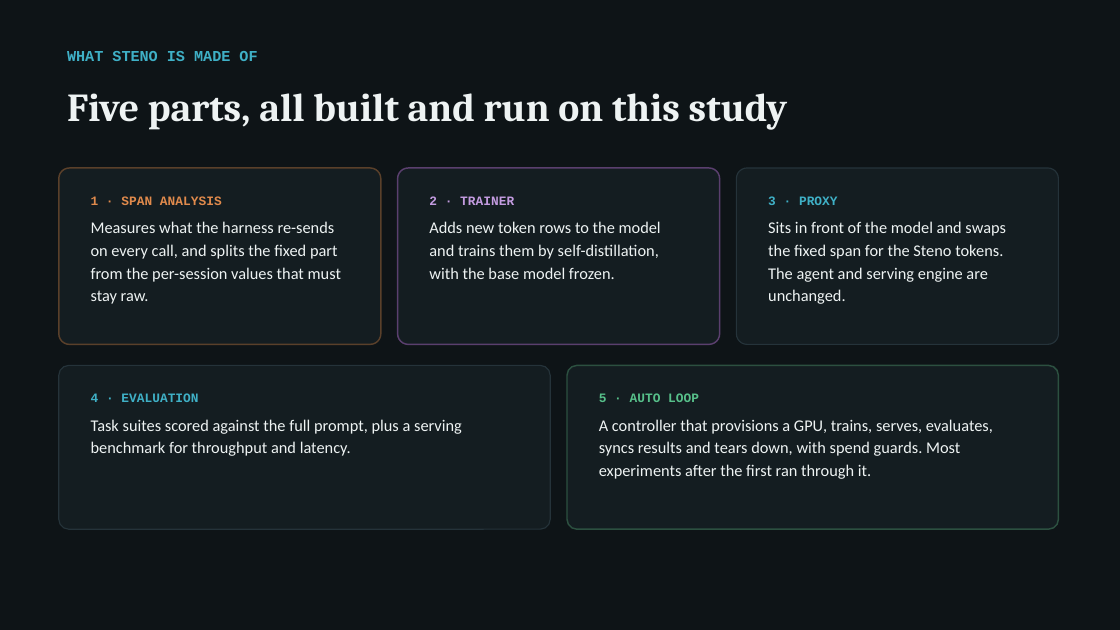
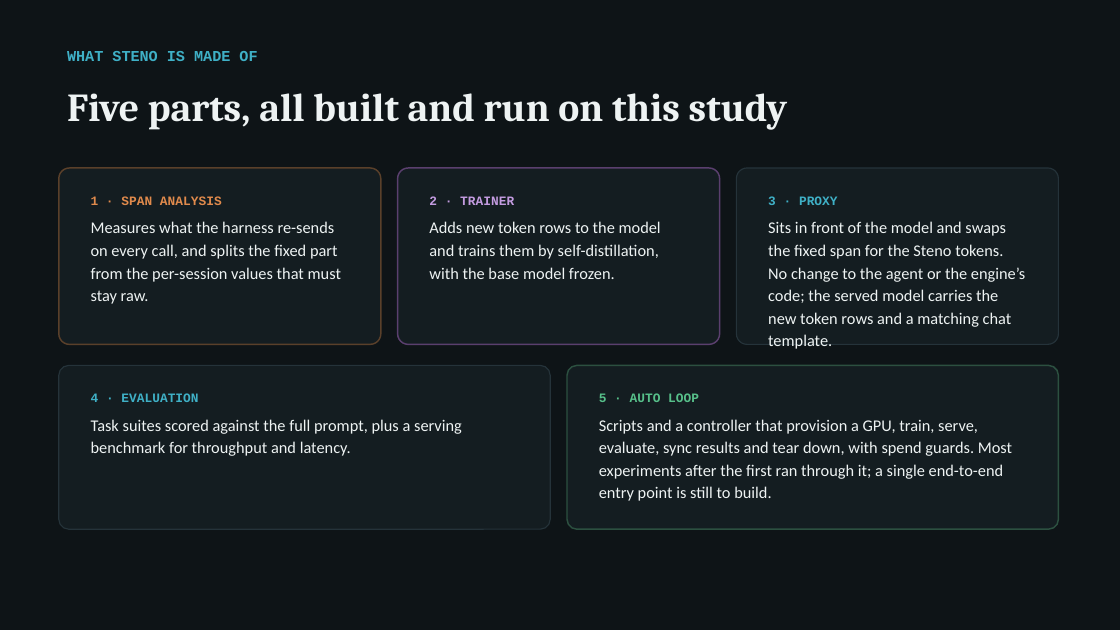
Before and after one commit to arunmenon/gisting-coding-agent, a slide deck: slide 4 of Gisting-CTO-deck.pptx. Drawn at 1120x630 pixels with LibreOffice and Linux fonts; fonts in the diff are those of the drawing. Boxes give left, top, right and bottom in pixels: in the first picture for what was removed or moved away, otherwise in the second. Text is boxed around its words. In the diff, an @@ line names an element or a change of style, - is before the commit and + after.

```diff
--- a/Gisting-CTO-deck.pptx
+++ b/Gisting-CTO-deck.pptx
@@ text at (x1=768, y1=221, x2=1025, y2=327): text changed @@
-Sits in front of the model and swaps the fixed span for the Steno tokens. The agent and serving engine are unchanged.
+Sits in front of the model and swaps the fixed span for the Steno tokens. No change to the agent or the engine’s code; the served model carries the new token rows and a matching chat template.
@@ text at (x1=599, y1=419, x2=1012, y2=501): text changed @@
-A controller that provisions a GPU, trains, serves, evaluates, syncs results and tears down, with spend guards. Most experiments after the first ran through it.
+Scripts and a controller that provision a GPU, train, serve, evaluate, sync results and tear down, with spend guards. Most experiments after the first ran through it; a single end-to-end entry point is still to build.
```
Also in this commit, not shown: 8 other files.
